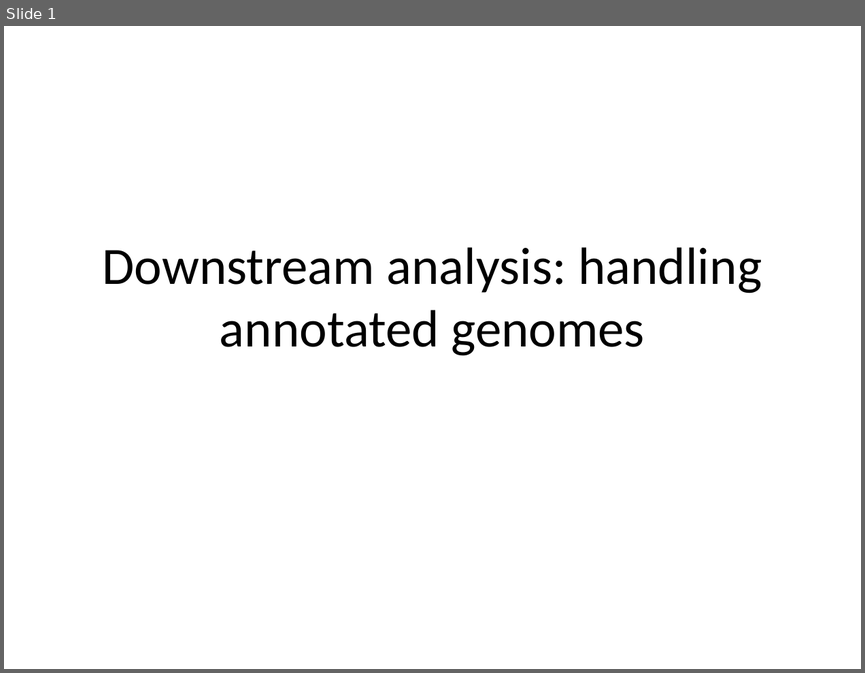
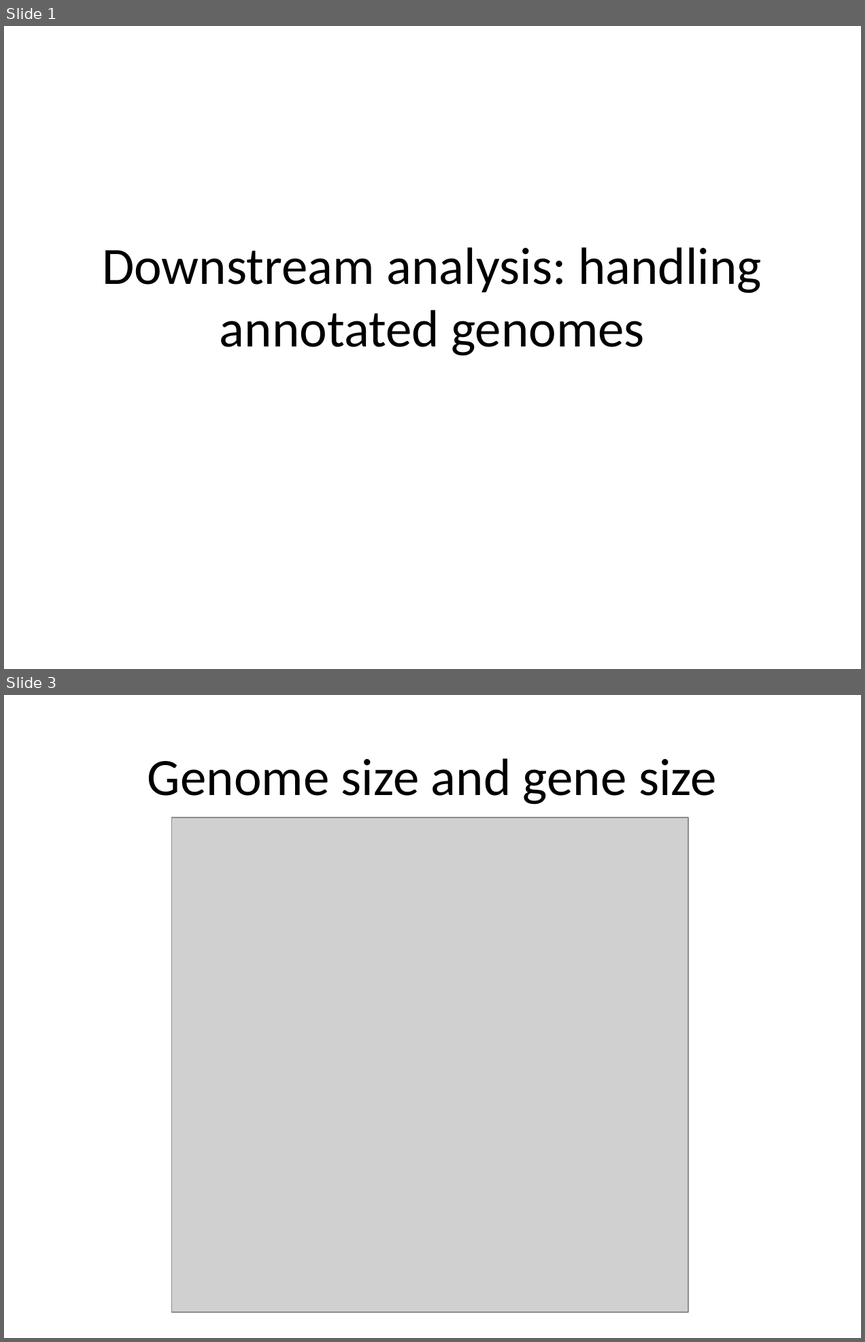
Before and after one commit to naturalis/arangs, a slide deck: doc/slides/day3/session1/GenomeAnnotation.pptx. Shown one above the other, each under a label of ours: slide 1 before the commit, slides 1 and 3 after it; the slides between them are not shown. The pictures are 865x673 and 865x1342 pixels, drawn with LibreOffice and Linux fonts; fonts in the diff are those of the drawing; grey boxes stand for pictures. Boxes give left, top, right and bottom in pixels: in the first picture for what was removed or moved away, otherwise in the second. Text is boxed around its words. In the diff, an @@ line names an element or a change of style, - is before the commit and + after.

```diff
--- a/doc/slides/day3/session1/GenomeAnnotation.pptx
+++ b/doc/slides/day3/session1/GenomeAnnotation.pptx
@@ slide 3 added at bbox=[4, 695, 861, 1338], background #FFFFFF @@
@@ text added at bbox=[147, 758, 717, 804], 44 pt, text #000000 @@
+Genome size and gene size
@@ picture added at bbox=[172, 817, 689, 1312] @@
```
Also in this commit, not shown: 3 other slides added.
